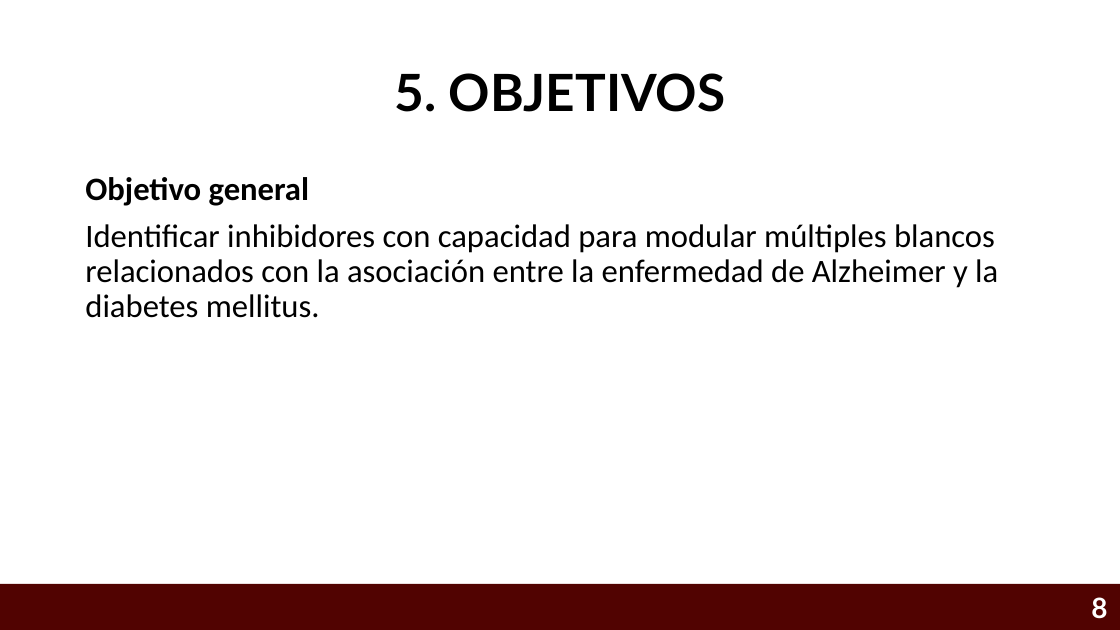
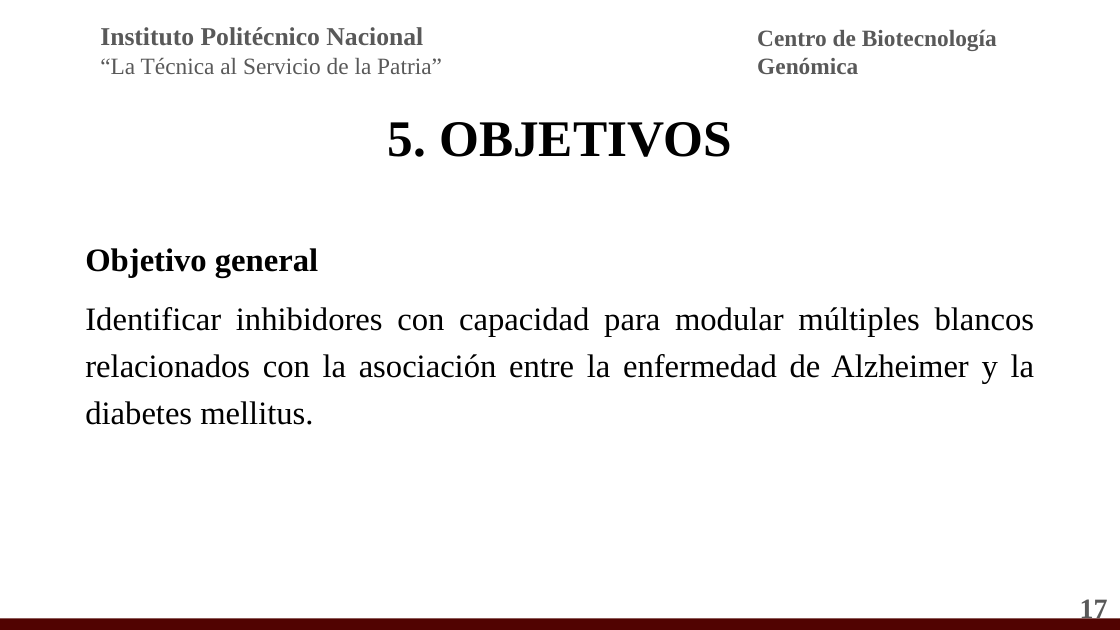
Before and after one commit to Eliud7720/Alzheimer---Anteproyecto, a slide deck: slide 17 of CRIBADO VIRTUAL INTELIGENTE PARA IDENTIFICAR INHIBIDORES MULTI-BLANCO ENFOCADOS AL TRATAMIENTO DE LA .pptx (slide 8 before the commit). Drawn at 1120x630 pixels with LibreOffice and Linux fonts; fonts in the diff are those of the drawing; background and template pictures are left out. Boxes give left, top, right and bottom in pixels: in the first picture for what was removed or moved away, otherwise in the second. Text is boxed around its words. In the diff, an @@ line names an element or a change of style, - is before the commit and + after.

```diff
--- a/CRIBADO VIRTUAL INTELIGENTE PARA IDENTIFICAR INHIBIDORES MULTI-BLANCO ENFOCADOS AL TRATAMIENTO DE LA .pptx
+++ b/CRIBADO VIRTUAL INTELIGENTE PARA IDENTIFICAR INHIBIDORES MULTI-BLANCO ENFOCADOS AL TRATAMIENTO DE LA .pptx
@@ text added at [100, 27, 442, 74], 20 pt, text #595959 @@
+Instituto Politécnico Nacional
+“La Técnica al Servicio de la Patria”
@@ text added at [757, 30, 997, 74], 20 pt, text #595959, bold @@
+Centro de Biotecnología Genómica
@@ title "5. OBJETIVOS": place and size @@
-title "5. OBJETIVOS" at [394, 73, 726, 112]
+title "5. OBJETIVOS" at [388, 122, 732, 157]
@@ title "5. OBJETIVOS" at [388, 122, 732, 157]: font Lato to Times New Roman @@
@@ text "Objetivo general": place and size @@
-text "Objetivo general" at [85, 177, 998, 318]
+text "Objetivo general" at [85, 248, 1035, 425]
@@ text "Objetivo general" at [85, 248, 1035, 425]: font Calibri to Times New Roman; alignment left to justified; line spacing 0.9 to 1.2 @@
@@ page number at [1080, 599, 1108, 623]: text changed; font Lato to Times New Roman; text colour #FFFFFF to #595959 @@
-8
+17
@@ rectangle: place and size @@
-rectangle at [0, 584, 1120, 630]
+rectangle at [0, 618, 1120, 630]
```
Also in this commit, not shown: 19 other slides changed, 13 slides added, 2 slides removed, 2 other files.
